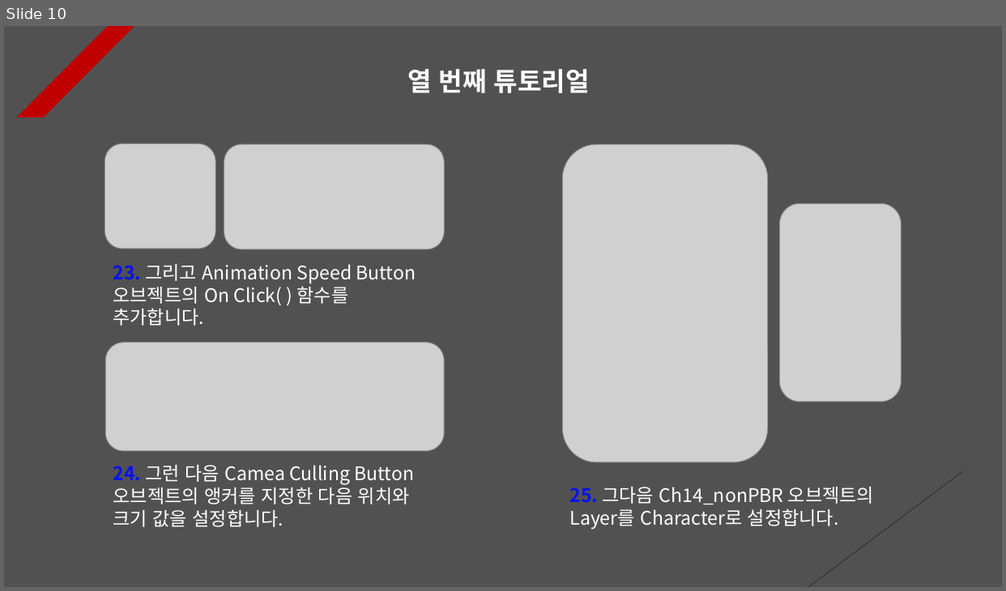
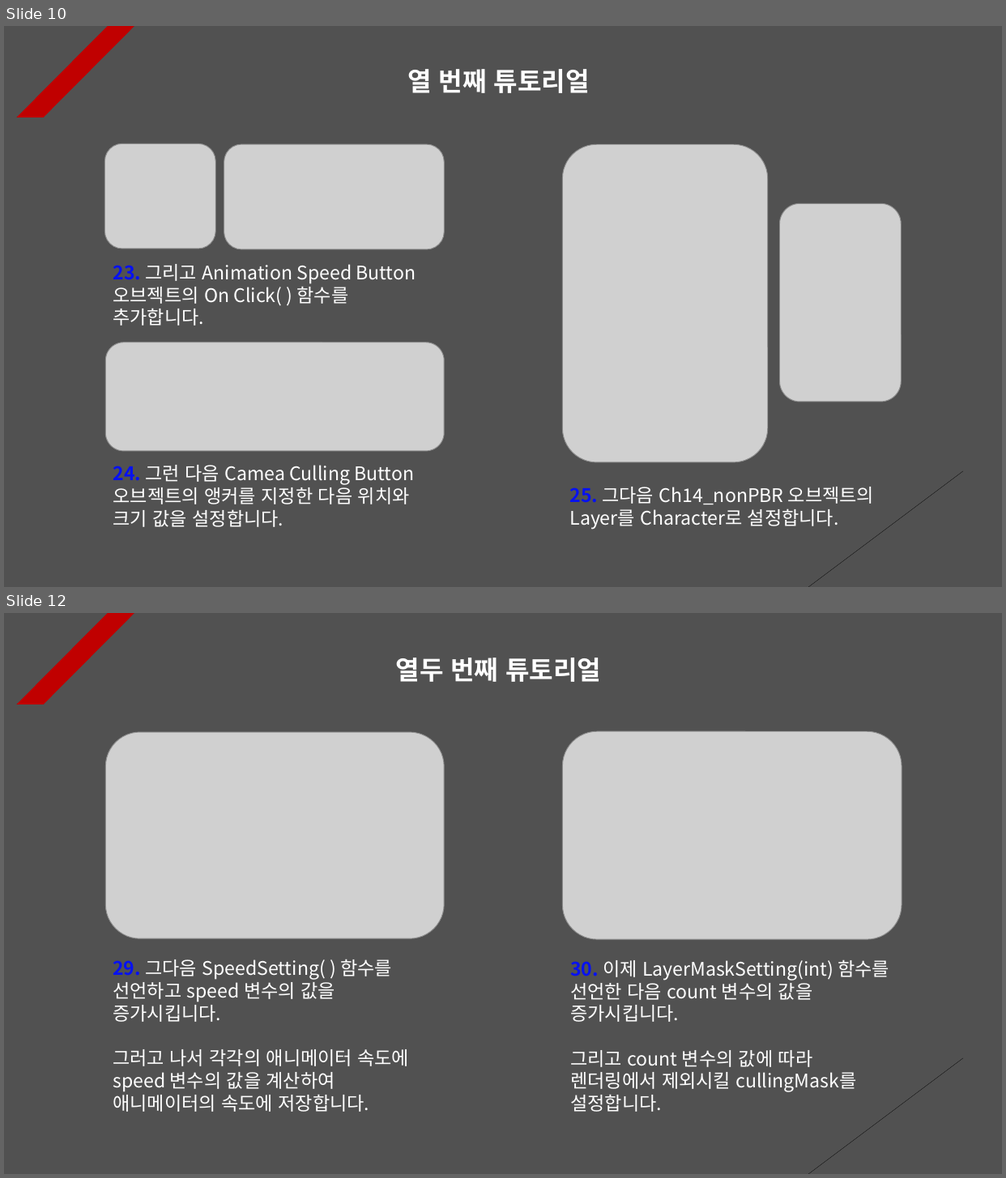
Before and after one commit to Unity2033/3D-UnityEngine, a slide deck: Assets/Animation Retargeting/PPT Data/Animation Retargeting Example.pptx. Shown one above the other, each under a label of ours: slide 10 before the commit, slides 10 and 12 after it; the slides between them are not shown. The pictures are 1006x591 and 1006x1178 pixels, drawn with LibreOffice and Linux fonts; fonts in the diff are those of the drawing; grey boxes stand for pictures. Boxes give left, top, right and bottom in pixels: in the first picture for what was removed or moved away, otherwise in the second. Text is boxed around its words. In the diff, an @@ line names an element or a change of style, - is before the commit and + after.

```diff
--- a/Assets/Animation Retargeting/PPT Data/Animation Retargeting Example.pptx
+++ b/Assets/Animation Retargeting/PPT Data/Animation Retargeting Example.pptx
@@ slide 12 added at (4, 613, 1002, 1174), background #515151; not listed: 2 template elements that a slide beside it also shows @@
@@ text added at (396, 658, 601, 682), 25 pt, text #FFFFFF, bold @@
+열두 번째 튜토리얼
@@ picture added at (106, 732, 444, 939) @@
@@ picture added at (562, 731, 901, 939) @@
@@ text added at (113, 959, 409, 1112), 18 pt, text #FFFFFF @@
+29. 그다음 SpeedSetting( ) 함수를 선언하고 speed 변수의 값을 증가시킵니다.
+그러고 나서 각각의 애니메이터 속도에 speed 변수의 값을 계산하여 애니메이터의 속도에 저장합니다.
@@ text added at (570, 960, 889, 1112), 18 pt, text #FFFFFF @@
+30. 이제 LayerMaskSetting(int) 함수를 선언한 다음 count 변수의 값을 증가시킵니다.
+그리고 count 변수의 값에 따라 렌더링에서 제외시킬 cullingMask를 설정합니다.
```
Also in this commit, not shown: 6 slides changed, 6 other files.
